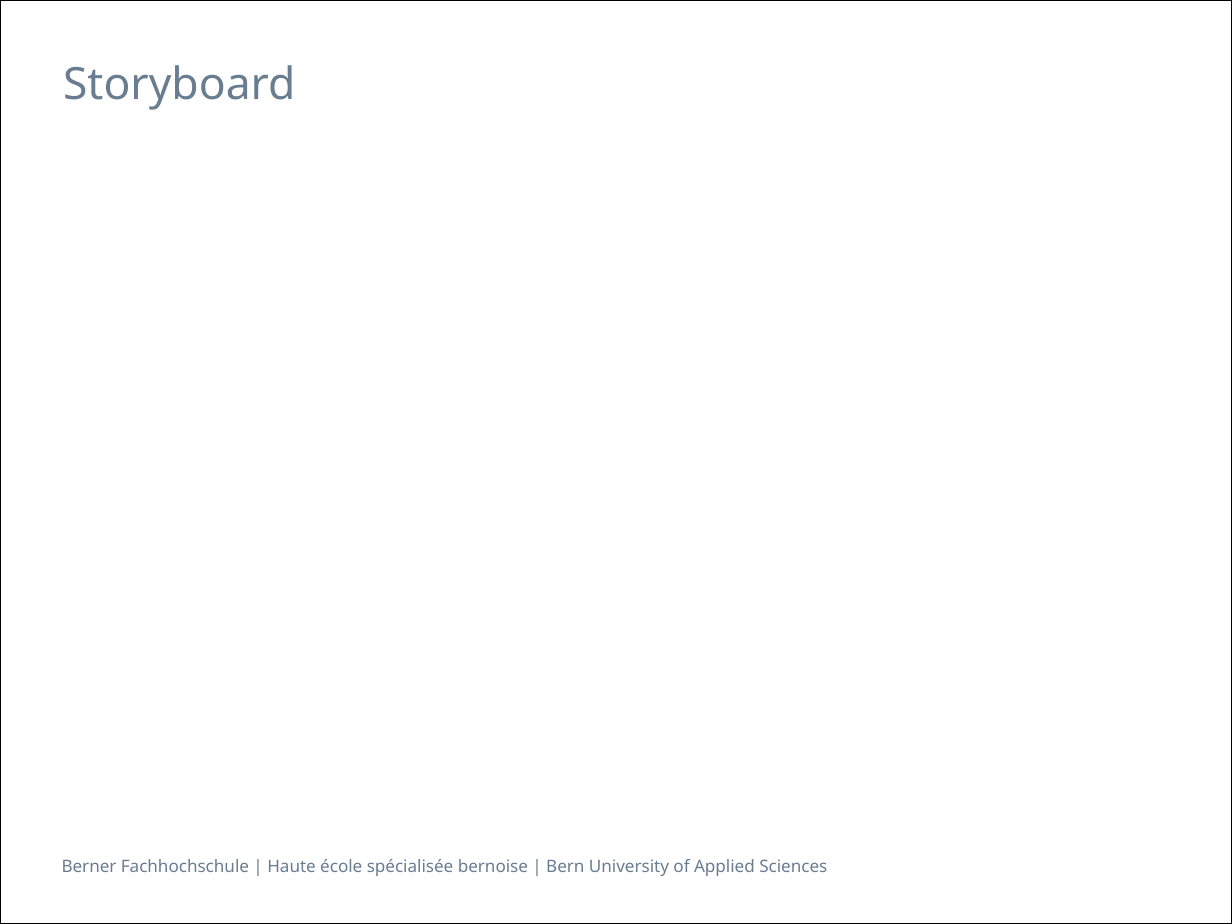
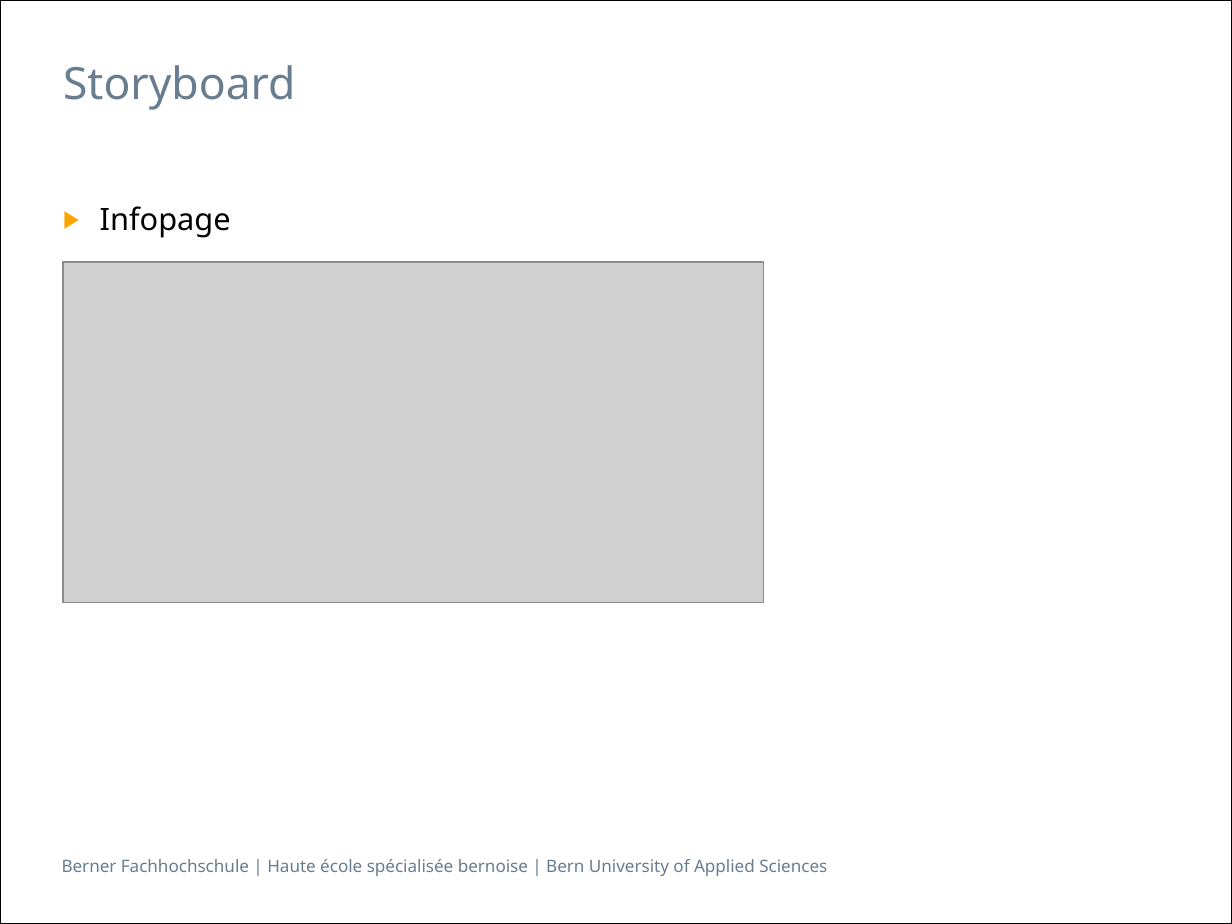
Before and after one commit to zyssm4/ch.bfh.btx8081.w2015.red, a slide deck: slide 5 of doc/Task03/Task03.pptx. Drawn at 1232x924 pixels with LibreOffice and Linux fonts; fonts in the diff are those of the drawing; grey boxes stand for pictures. Boxes give left, top, right and bottom in pixels: in the first picture for what was removed or moved away, otherwise in the second. Text is boxed around its words. In the diff, an @@ line names an element or a change of style, - is before the commit and + after.

Commit message:
Included Storyboards

```diff
--- a/doc/Task03/Task03.pptx
+++ b/doc/Task03/Task03.pptx
@@ text added at <box>100,206,231,238</box>, 18 pt, text #000000 @@
+▶ Infopage
@@ picture added at <box>63,262,764,604</box> @@
```
Also in this commit, not shown: 2 slides added.
